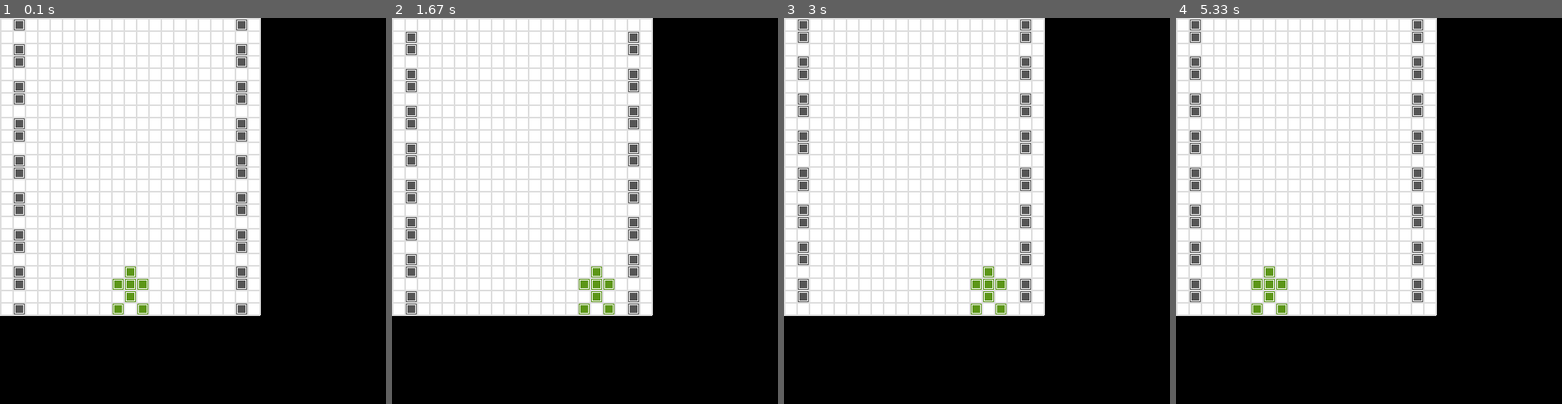
Above: before the commit, frames 1-4 (left to right).
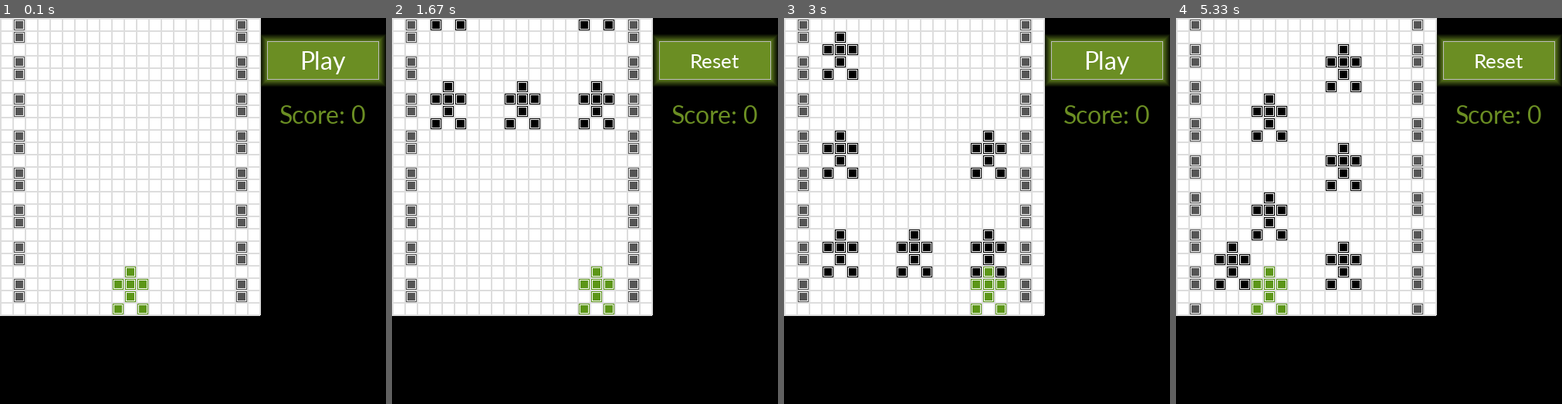
Above: after the commit, the same moments.

Repository: celerative/PPS-NN-Tomas
Game: pygame game, started from car_race_py/car_race.py
The game is run twice, just before and just after one commit, with the same random seed, the same clock (stepped at 60 frames per second) and the same inputs.
Inputs (mouse positions are in pixels of both pictures, inside the frame that each line leads up to):
- Up to frame 1 (0.1 s): no input
- Up to frame 2 (1.67 s): click (716, 60) at 0.43 s, where only the run after the commit has a clickable "Play"; click (716, 60) at 0.8 s, where only the run after the commit has a clickable "Reset"; click (492, 214) at 1.2 s; hold Right from 1.47 s (still down)
- Up to frame 3 (3 s): release Right at 1.93 s; click (1108, 114) at 2.6 s, where only the run after the commit has a clickable "Score: 0"
- Up to frame 4 (5.33 s): click (1500, 60) at 3.17 s, where only the run after the commit has a clickable "Play"; hold Left 3.43-3.97 s; hold Right 4.43-5.07 s; hold Left from 5.1 s (still down)

The runs differ from the first frame. In frame 1, 6.3% of the frame differs, in the area x 3-100%, y 3-77%; in frame 2, 7.9%; in frame 3, 6.9%; in frame 4, 8.9%.

Commit message:
car_race_py working

Diff:
--- /dev/null
+++ b/car_race_py/Buttons.py
@@ -0,0 +1,53 @@
+# -*- coding: cp1252 -*-
+# /usr/bin/env python
+# Simon H. Larsen
+# Buttons
+# Project startet: d. 26. august 2012
+import pygame
+# from pygame.locals import *
+pygame.init()
+
+
+class Button:
+    def create_button(self, surface, color, x, y, length, height, width, text, text_color):
+        surface = self.draw_button(surface, color, length, height, x, y, width)
+        surface = self.write_text(surface, text, text_color, length, height, x, y)
+        self.rect = pygame.Rect(x, y, length, height)
+        return surface
+
+    def write_text(self, surface, text, text_color, length, height, x, y):
+        font_size = int(length // len(text))
+        myFont = pygame.font.SysFont("Calibri", font_size)
+        myText = myFont.render(text, 1, text_color)
+        surface.blit(myText, ((x + length / 2) - myText.get_width() / 2, (y + height / 2) - myText.get_height() / 2))
+        return surface
+
+    def draw_button(self, surface, color, length, height, x, y, width):
+        for i in range(1, 10):
+            s = pygame.Surface((length + (i * 2), height + (i * 2)))
+            s.fill(color)
+            alpha = (255 / (i + 2))
+            if alpha <= 0:
+                alpha = 1
+            s.set_alpha(alpha)
+            pygame.draw.rect(s, color, (x - i, y - i, length + i, height + i), width)
+            surface.blit(s, (x - i, y - i))
+        pygame.draw.rect(surface, color, (x, y, length, height), 0)
+        pygame.draw.rect(surface, (190, 190, 190), (x, y, length, height), 1)
+        return surface
+
+    def pressed(self, mouse):
+        if mouse[0] > self.rect.topleft[0]:
+            if mouse[1] > self.rect.topleft[1]:
+                if mouse[0] < self.rect.bottomright[0]:
+                    if mouse[1] < self.rect.bottomright[1]:
+                        # print("Some button was pressed!")
+                        return True
+                    else:
+                        return False
+                else:
+                    return False
+            else:
+                return False
+        else:
+            return False
--- /dev/null
+++ b/car_race_py/Example.py
@@ -0,0 +1,44 @@
+# -*- coding: cp1252 -*-
+#/usr/bin/env python
+#Simon H. Larsen
+#Buttons.py - example
+#Project startet: d. 28. august 2012
+#Import pygame modules and Buttons.py(it must be in same dir)
+import pygame, Buttons
+from pygame.locals import *
+
+#Initialize pygame
+pygame.init()
+
+class Button_Example:
+    def __init__(self):
+        self.main()
+
+    #Create a display
+    def display(self):
+        self.screen = pygame.display.set_mode((650,370),0,32)
+        pygame.display.set_caption("Buttons.py - example")
+
+    #Update the display and show the button
+    def update_display(self):
+        self.screen.fill((30,144,255))
+        #Parameters:               surface,      color,       x,   y,   length, height, width,    text,      text_color
+        self.Button1.create_button(self.screen, (107,142,35), 225, 135, 200,    100,    0,        "Example", (255,255,255))
+        pygame.display.flip()
+
+
+    #Run the loop
+    def main(self):
+        self.Button1 = Buttons.Button()
+        self.display()
+        while True:
+            self.update_display()
+            for event in pygame.event.get():
+                if event.type == pygame.QUIT:
+                    pygame.quit()
+                elif event.type == MOUSEBUTTONDOWN:
+                    if self.Button1.pressed(pygame.mouse.get_pos()):
+                        print("Give me a command!")
+
+if __name__ == '__main__':
+    obj = Button_Example()
--- a/car_race_py/car_race.py
+++ b/car_race_py/car_race.py
@@ -1,6 +1,6 @@
 import pygame as pg
 import numpy as np
-from math import floor
+import Buttons
 
 pg.init()
 screen = pg.display.set_mode((500, 500))
@@ -63,6 +63,7 @@
 game_state_passing_hole = True
 
 # ui vars
+playButton = None
 
 # timing
 clock = pg.time.Clock()
@@ -153,7 +154,7 @@
         player.x = player.next_x
         game_state_crashed = check_crash()
     global grid
-    grid[0][floor(player.y / car_height) * 5 + floor(player.x / car_width)] = .5
+    grid[0][player.y // car_height * 5 + player.x // car_width] = .5
 
 
 def check_crash():
@@ -175,37 +176,40 @@
                 return True
     ###
     # check for holes in creasent diagonals (right and left diags) for each opponent
-    global game_state_passing_hole
-    game_state_passing_hole = True
-    for op in opponents:
-        passing_hole = False
-        for r in range(floor(op.x / car_width) + 1, 5):  # serach until right wall
-            hole = True
-            for aux_op in opponents:
-                if aux_op.x == op.x + r * car_width and aux_op == op.y - r * car_height:
-                    hole = False
-                    break
-            if hole:
-                passing_hole = True
-                break
-        for l in range(floor(op.x / car_width) - 1, -1):  # serach until left wall
-            hole = True
-            for aux_op in opponents:
-                if aux_op.x == op.x - l * car_width and aux_op == op.y - l * car_height:
-                    hole = False
-                    break
-            if hole:
-                passing_hole = True
-                break
-        if not passing_hole:
-            print("not hole found")
-            game_state_passing_hole = False
-            return True
+    # global game_state_passing_hole
+    # game_state_passing_hole = True
+    # for op in opponents:
+    #     passing_hole = False
+    #     for r in range(op.x // car_width + 1, 5):  # search until right wall
+    #         hole = True
+    #         for aux_op in opponents:
+    #             if aux_op.x == op.x + r * car_width and aux_op.y == op.y - r * car_height:
+    #                 hole = False
+    #                 break
+    #         if hole:
+    #             passing_hole = True
+    #             break
+    #     if passing_hole:
+    #         break
+    #     for l in range(1, op.x // car_width + 1):  # search until left wall
+    #         hole = True
+    #         for aux_op in opponents:
+    #             if aux_op.x == op.x - l * car_width and aux_op.y == op.y - l * car_height:
+    #                 hole = False
+    #                 break
+    #         if hole:
+    #             passing_hole = True
+    #             break
+    #     if not passing_hole:
+    #         print("not hole found")
+    #         for o in opponents:
+    #             print(o.x, o.y)
+    #         game_state_passing_hole = False
+    #         return True
     return False
 
 
 def move_opponents():
-    global grid
     global opponents
     for op in opponents:
         if op.y < game_rows:
@@ -216,7 +220,14 @@
             op.x = np.random.randint(5) * car_width
             op.y -= car_height * 8 - 1
     global busy
+    deadlock = 0
     while shuffle_needed():
+        if deadlock > 10:
+            global player
+            print(player.x, player.y)
+            while True:
+                pass
+        deadlock += 1
         for i in range(len(opponents) - 1):
             for j in range(i + 1, len(opponents)):
                 while opponents[j].y == opponents[i].y and np.absolute(opponents[j].x - opponents[i].x) <= car_width:
@@ -227,15 +238,20 @@
                         opponents[j].y -= car_height
                 while opponents[j].x == opponents[i].x and np.absolute(opponents[j].y - opponents[i].y) < 2 * car_height:
                     busy += 1
-                    opponents[j].y -= 2
+                    opponents[j].y -= car_height
         ###
-        global game_state_passing_hole
-        if not game_state_passing_hole:
-            opponents[np.random.randint(len(opponents))].y -= car_height
-            game_state_passing_hole = True
+        # delete diagonal of opponents
+        # global game_state_passing_hole
+        # if not game_state_passing_hole:
+        #     t = np.random.randint(len(opponents))
+        #     while opponents[t].y >= 0:
+        #         t = np.random.randint(len(opponents))
+        #     opponents[t].y -= 3 * car_height
+        #     game_state_passing_hole = True
+    global grid
     for op in opponents:
         if op.y >= 0 and op.y > game_rows:
-            grid[0][floor(op.y / car_height) * 5 + floor(op.x / car_width)] = 1
+            grid[0][op.y // car_height * 5 + op.x // car_width] = 1
 
 
 def init_game():
@@ -249,18 +265,20 @@
     global player
     player = Player(2 * car_width, 5 * car_height)
     draw_car(player.x, player.y, game_color_player)
-    grid[0][floor(player.y / car_height) * 5 + floor(player.x / car_width)] = .5
+    grid[0][player.y // car_height * 5 + player.x // car_width] = .5
     # opponents
     global opponents
     opponents = []
-    # for i in range(opponents_number):
-    #     opponents.append(Position(np.random.randint(5) * car_width, -car_height * np.random.randint(1, i + 2)))
-    opponents.append(Position(0 * car_width, -car_height * 1))
-    opponents.append(Position(1 * car_width, -car_height * 2))
-    opponents.append(Position(2 * car_width, -car_height * 3))
-    opponents.append(Position(3 * car_width, -car_height * 4))
-    opponents.append(Position(4 * car_width, -car_height * 5))
-    opponents.append(Position(3 * car_width, -car_height * 8))
+    for i in range(opponents_number):
+        opponents.append(Position(np.random.randint(4) * car_width, -car_height * np.random.randint(1, i + 2)))
+    ###
+    # insert diagonal of opponents
+    # opponents.append(Position(3 * car_width, -car_height * 2))
+    # opponents.append(Position(4 * car_width, -car_height * 1))
+    # opponents.append(Position(2 * car_width, -car_height * 3))
+    # opponents.append(Position(1 * car_width, -car_height * 4))
+    # opponents.append(Position(0 * car_width, -car_height * 5))
+    # opponents.append(Position(3 * car_width, -car_height * 8))
     # game_state_vars
     global game_state_score
     game_state_score = 0
@@ -272,7 +290,10 @@
 
 def update_game():
     global game_state_crashed
-    if not game_state_crashed:
+    global game_state_running
+    if game_state_crashed:
+        game_state_running = False
+    if not game_state_crashed and game_state_running:
         # data
         global grid
         grid = np.zeros(shape=(1, 30), dtype=float)
@@ -283,8 +304,8 @@
         move_opponents()
         # player
         move_player()
-    global busy
-    print("\r{}".format(busy), end="")
+    # global busy
+    # print("\r{}".format(busy), end="")
 
 
 def draw_game():
@@ -301,8 +322,18 @@
             draw_car(op.x, op.y, game_color_opponent)
 
 
+def write_text(surface, text, text_color, length, height, x, y):
+    font_size = 2 * int(length // len(text))
+    myFont = pg.font.SysFont("Calibri", font_size)
+    myText = myFont.render(text, 1, text_color)
+    surface.blit(myText, ((x + length / 2) - myText.get_width() / 2, (y + height / 2) - myText.get_height() / 2))
+    return surface
+
+
 def init_ui():
-    pass
+    pg.display.set_caption("Car Race")
+    global playButton
+    playButton = Buttons.Button()
 
 
 def update_ui():
@@ -310,7 +341,14 @@
 
 
 def draw_ui():
-    pass
+    global playButton
+    global game_state_running
+    if not game_state_running:
+        playButton.create_button(screen, (107, 142, 35), game_W + 10, 30, 145, 50, 0, "Play", (255, 255, 255))
+    else:
+        playButton.create_button(screen, (107, 142, 35), game_W + 10, 30, 145, 50, 0, "Reset", (255, 255, 255))
+    global game_state_score
+    write_text(screen, "Score: " + str(game_state_score), (107, 142, 35), 145, 50, game_W + 10, 100)
 
 
 init_game()
@@ -323,6 +361,10 @@
             done = True
         elif event.type == pg.KEYDOWN and event.key == pg.K_ESCAPE:
             done = True
+        elif event.type == pg.MOUSEBUTTONDOWN:
+            if playButton.pressed(pg.mouse.get_pos()):
+                init_game()
+                game_state_running = True
     if game_refresh:
         update_game()
     if ui_refresh:
